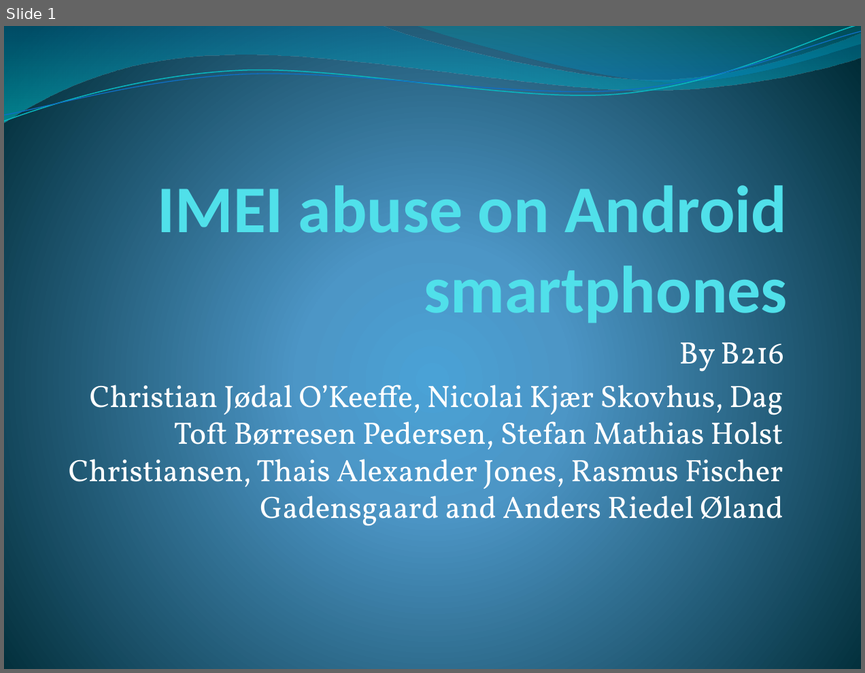
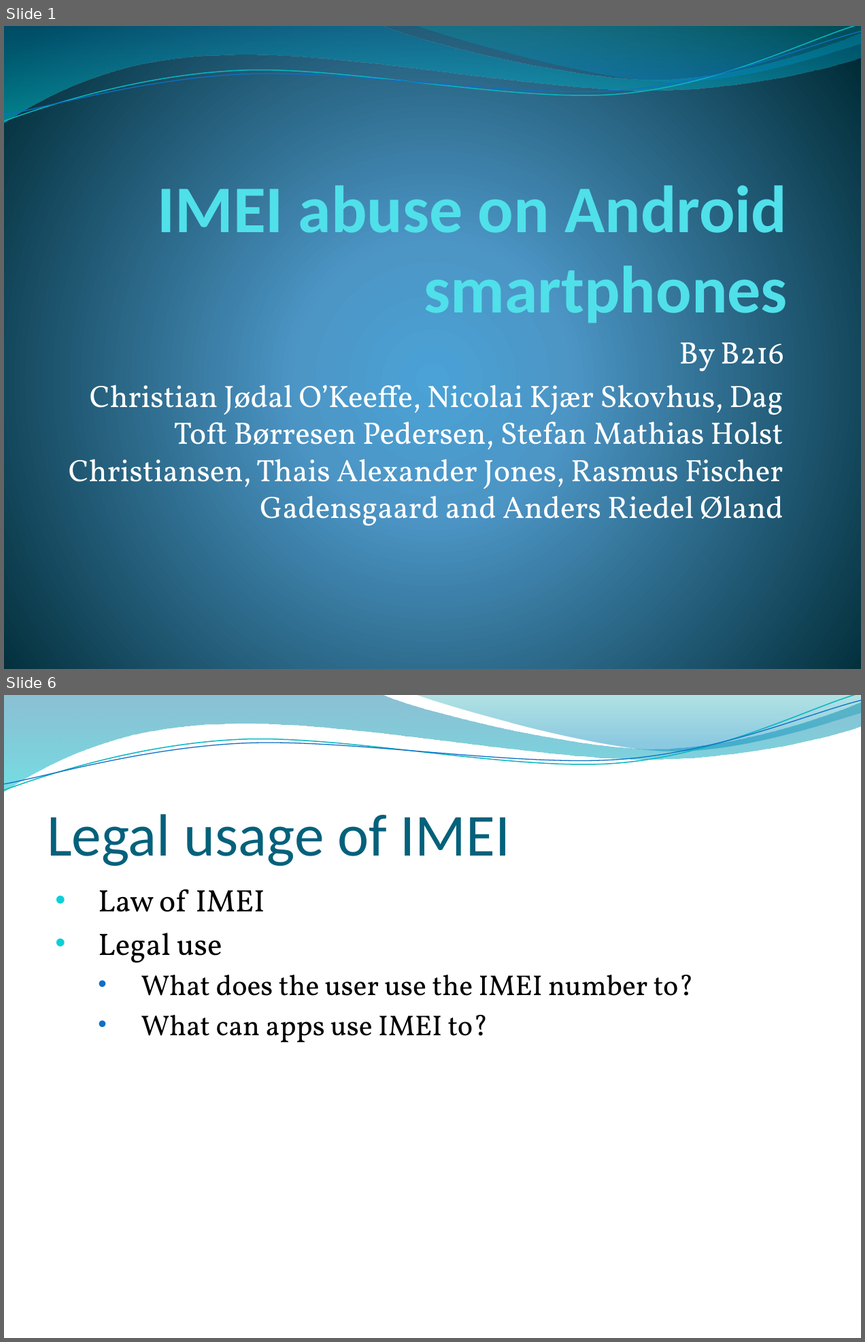
Before and after one commit to christianokeeffe/p0-uni, a slide deck: p0-uni/IMEI abuse on Android smartphones.pptx. Shown one above the other, each under a label of ours: slide 1 before the commit, slides 1 and 6 after it; the slides between them are not shown. The pictures are 865x673 and 865x1342 pixels, drawn with LibreOffice and Linux fonts; fonts in the diff are those of the drawing; background and template pictures are left out. Boxes give left, top, right and bottom in pixels: in the first picture for what was removed or moved away, otherwise in the second. Text is boxed around its words. In the diff, an @@ line names an element or a change of style, - is before the commit and + after.

```diff
--- a/p0-uni/IMEI abuse on Android smartphones.pptx
+++ b/p0-uni/IMEI abuse on Android smartphones.pptx
@@ slide 6 added at (4, 695, 861, 1338), background picture (left out); not listed: 4 template elements that a slide beside it also shows @@
@@ title added at (47, 814, 510, 866), 50 pt, text #04617B @@
+Legal usage of IMEI
@@ text added at (98, 889, 694, 1042), 24 pt, text #000000 @@
+• Law of IMEI
+• Legal use
+  • What does the user use the IMEI number to?
+  • What can apps use IMEI to?
```
Also in this commit, not shown: 1 slide changed, 9 other slides added, 1 other file.
